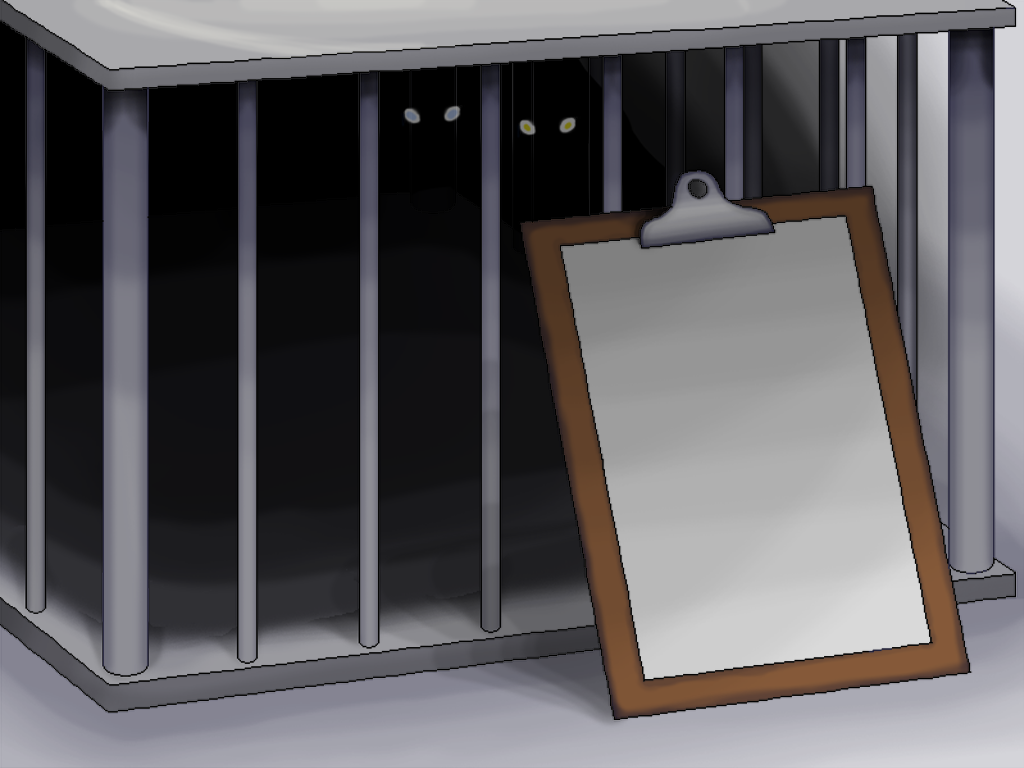
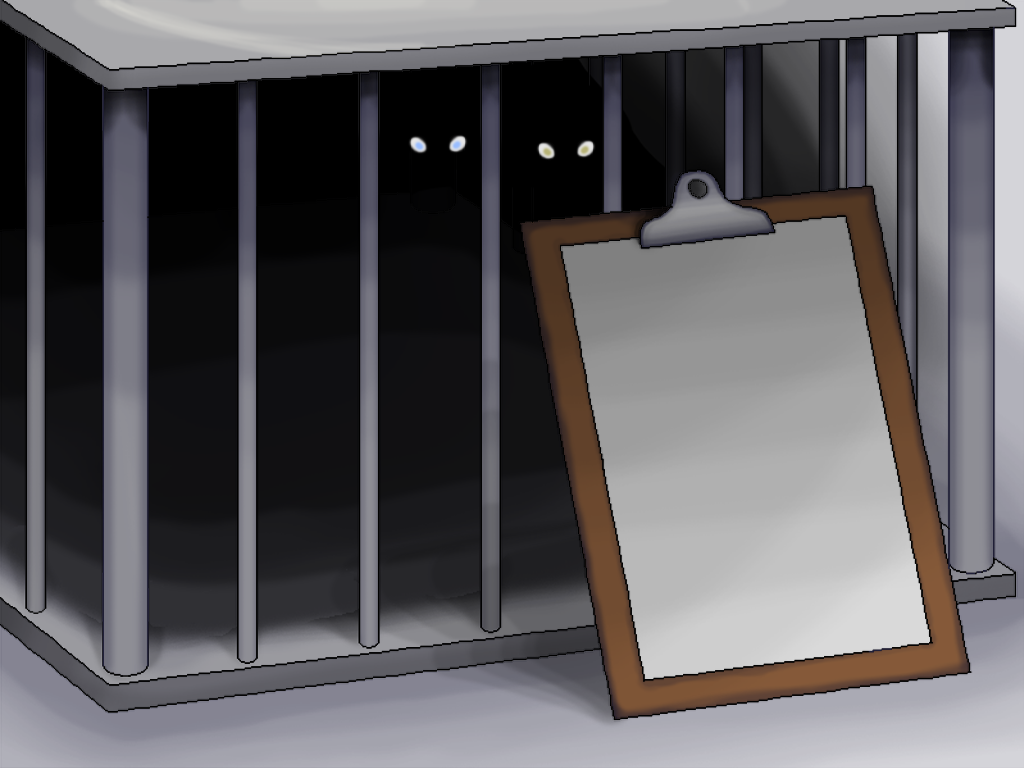
The second 1024×768 image is a revision of the first. Changes to its layers:
removed layer "bunny copy" (was 50%) over <box>516,87,578,140</box>
added layer "pupils" above "eyes" over <box>412,138,592,159</box>
renamed "bunny" to "eyes", opacity 50% → 90%, painted on it over <box>401,76,596,161</box>
painted on "outline" over <box>398,61,600,215</box>
showed "clip board sketch" over <box>361,144,996,721</box>
showed "cage" over <box>0,0,1017,718</box>
painted on "background" over <box>0,0,1017,721</box>
